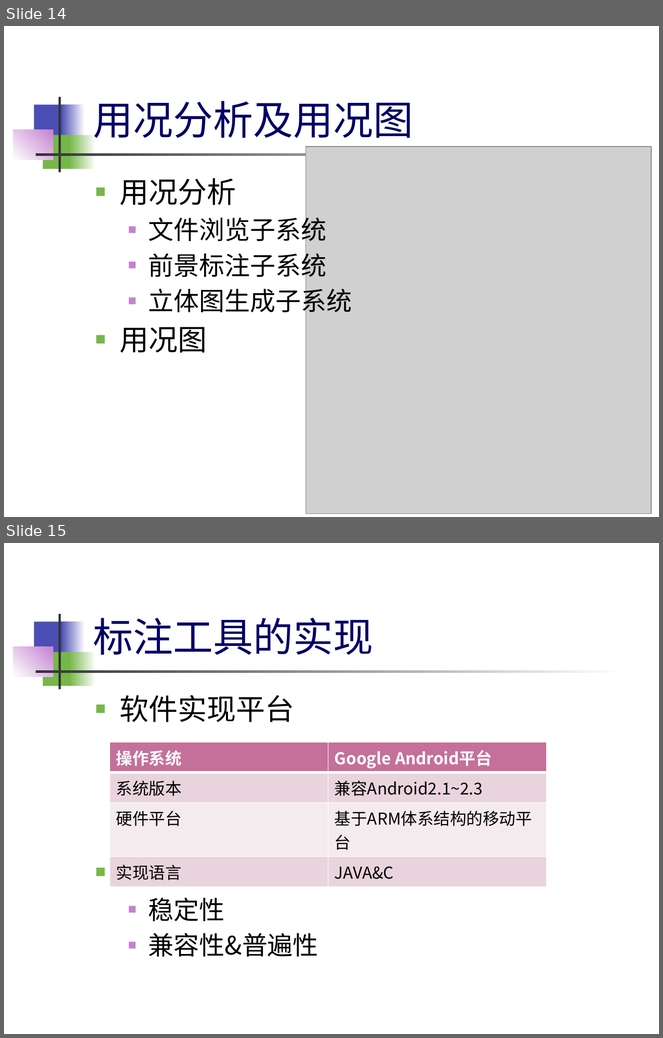
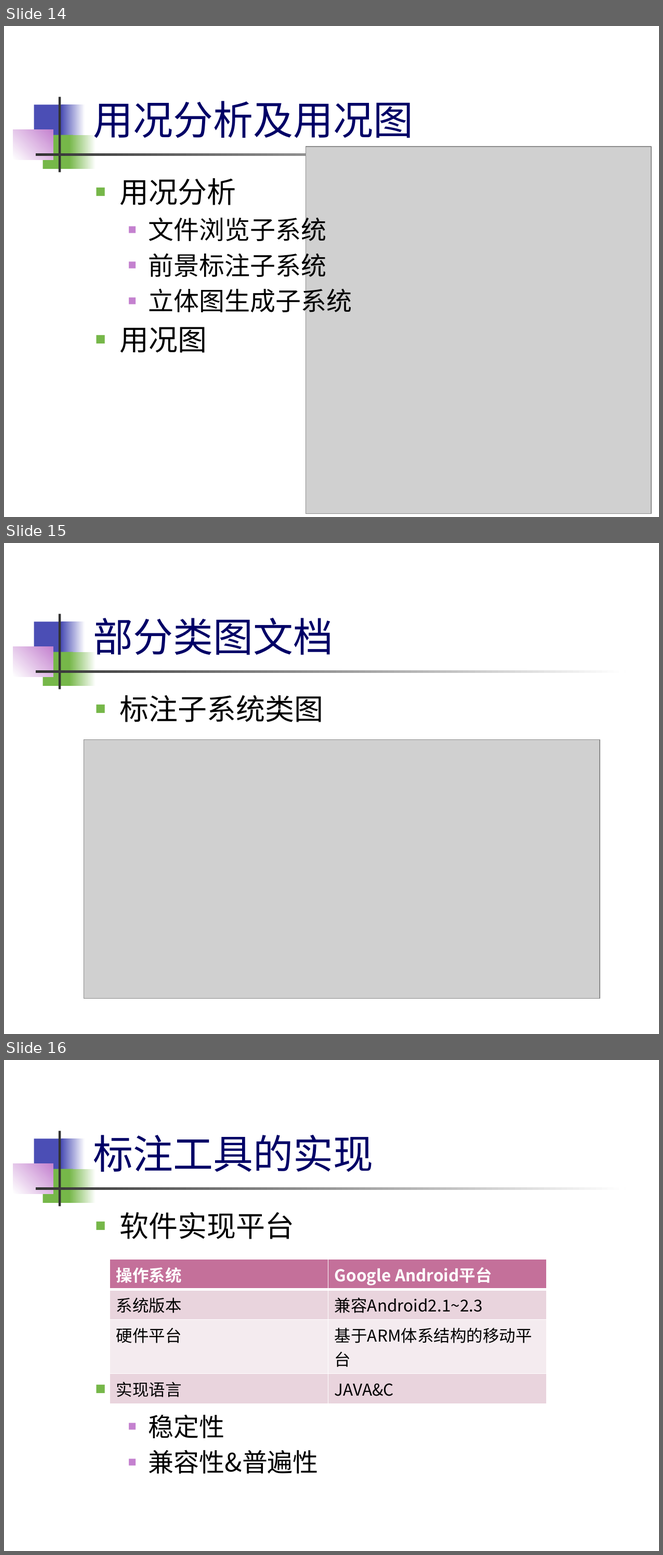
Before and after one commit to eric08/zja-graduation-design, a slide deck: OMG/毕设.pptx. Shown one above the other, each under a label of ours: slides 14 and 15 before the commit, slides 14, 15 and 16 after it. The pictures are 663x1038 and 663x1555 pixels, drawn with LibreOffice and Linux fonts; fonts in the diff are those of the drawing; grey boxes stand for pictures. Boxes give left, top, right and bottom in pixels: in the first picture for what was removed or moved away, otherwise in the second. Text is boxed around its words. In the diff, an @@ line names an element or a change of style, - is before the commit and + after.

```diff
--- a/OMG/毕设.pptx
+++ b/OMG/毕设.pptx
@@ slide 15 added at [4,543,659,1034], background #FFFFFF; not listed: 7 template elements that a slide beside it also shows @@
@@ title added at [93,618,333,655], 44 pt, text #000066 @@
+部分类图文档
@@ text added at [120,695,324,722], 32 pt, text #000000 @@
+■ 标注子系统类图
@@ picture added at [84,740,599,999] @@
@@ what was slide 15 is now slide 16 @@
```
Also in this commit, not shown: 4 other slides added, 8 other files.
